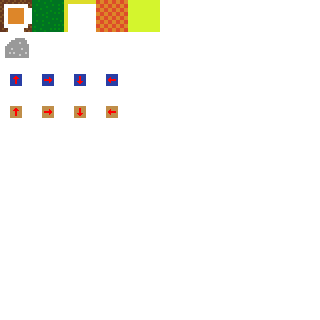
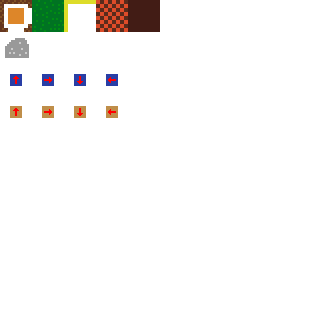
The second w=320, h=320 image is a revision of the first. Changes to its layers:
painted on "Layer" over [96, 0, 160, 32]
